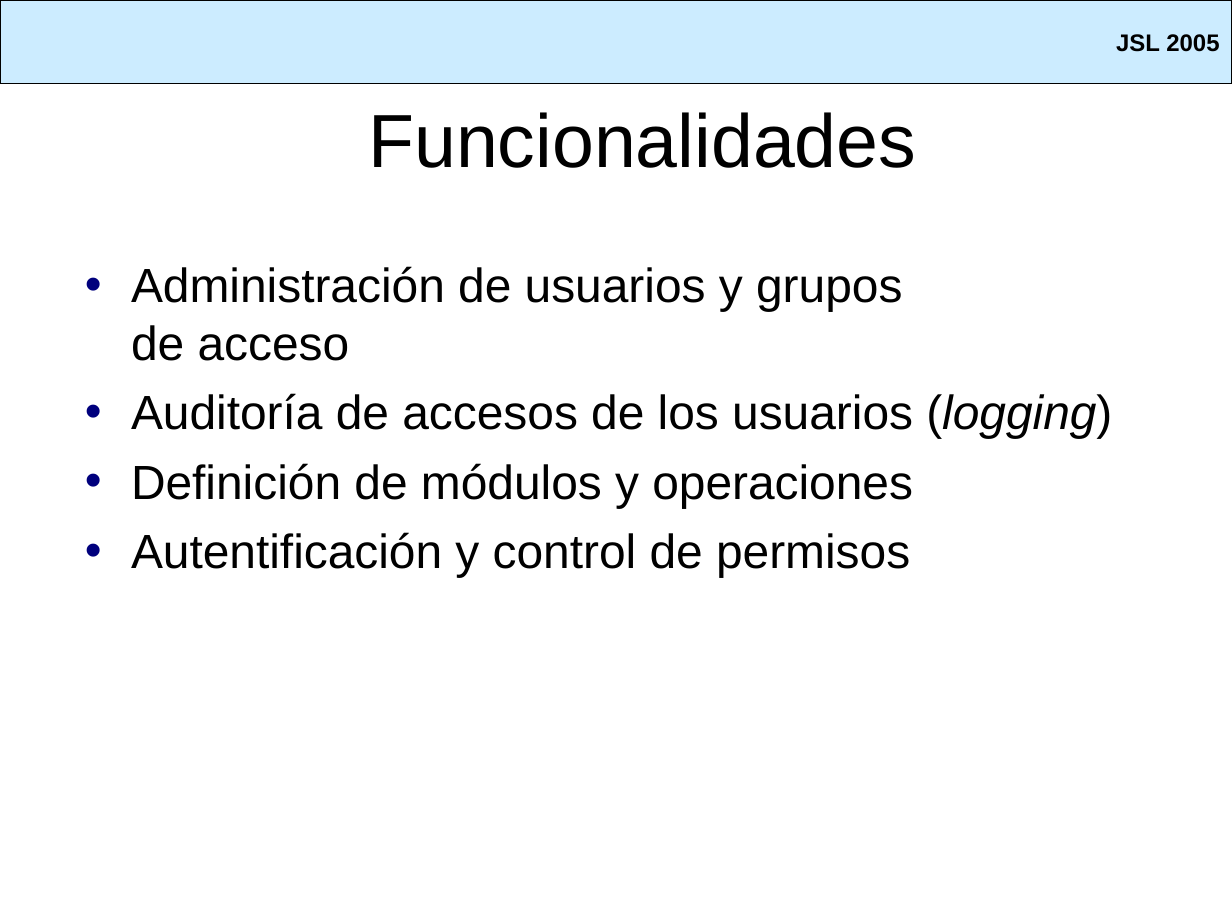
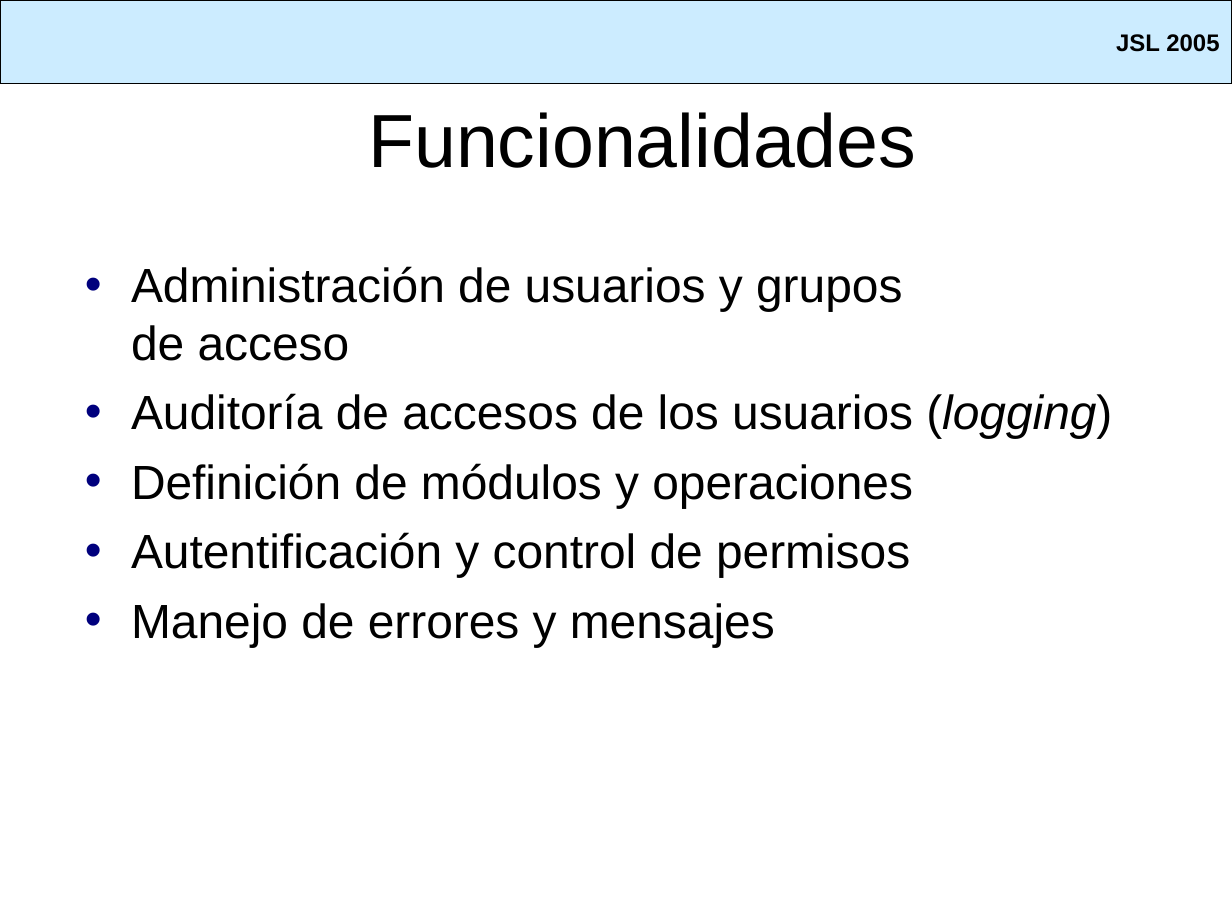
Before and after one commit to SIU-Toba/framework, a slide deck: slide 5 of doc/presentacion/Jornadas JAIIO.ppt. Drawn at 1232x924 pixels with LibreOffice and Linux fonts; fonts in the diff are those of the drawing; background and template pictures are left out. Boxes give left, top, right and bottom in pixels: in the first picture for what was removed or moved away, otherwise in the second. Text is boxed around its words. In the diff, an @@ line names an element or a change of style, - is before the commit and + after.

```diff
--- a/doc/presentacion/Jornadas JAIIO.ppt
+++ b/doc/presentacion/Jornadas JAIIO.ppt
@@ text at [131,603,775,647]: paragraph added @@
+• Manejo de errores y mensajes
```
Also in this commit, not shown: 2 other slides changed.
